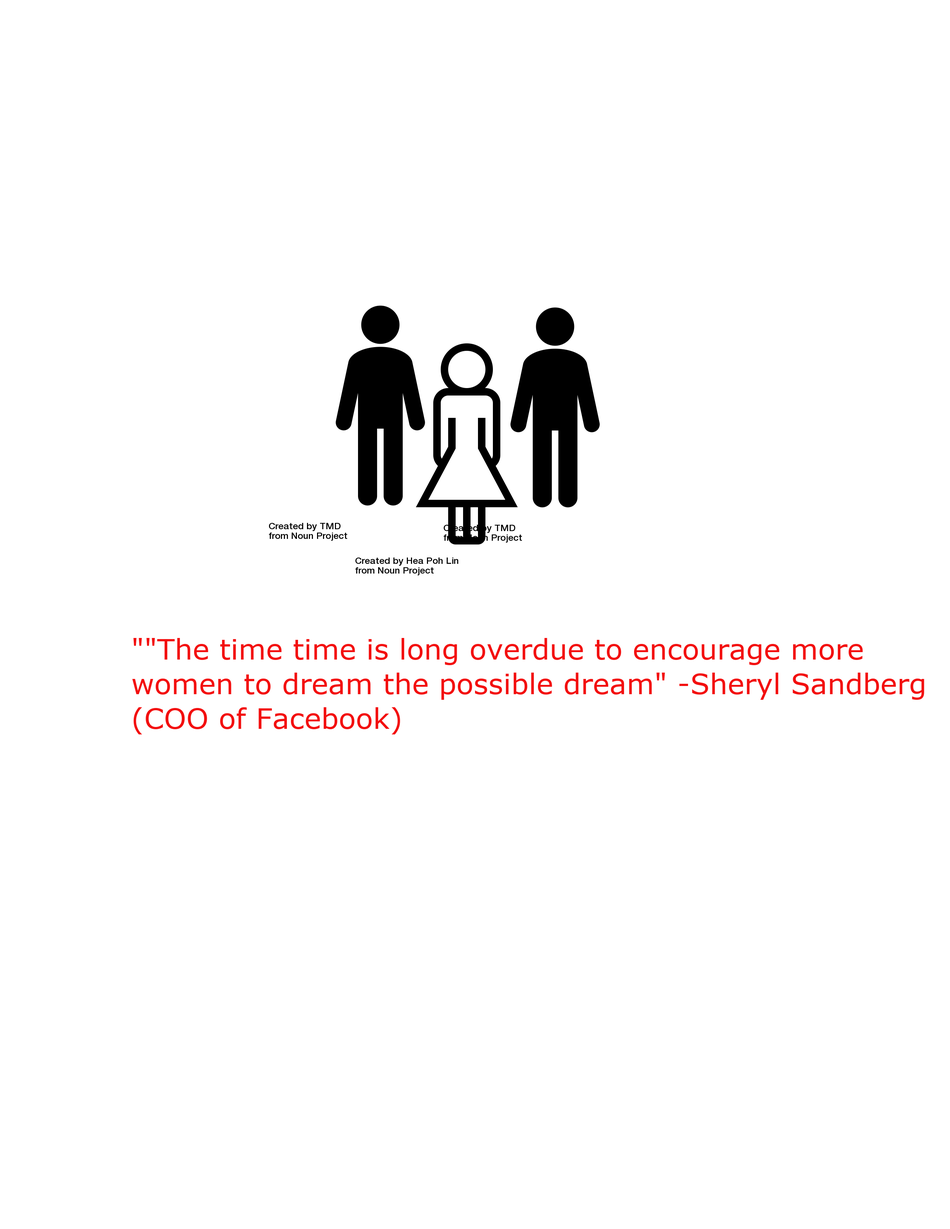
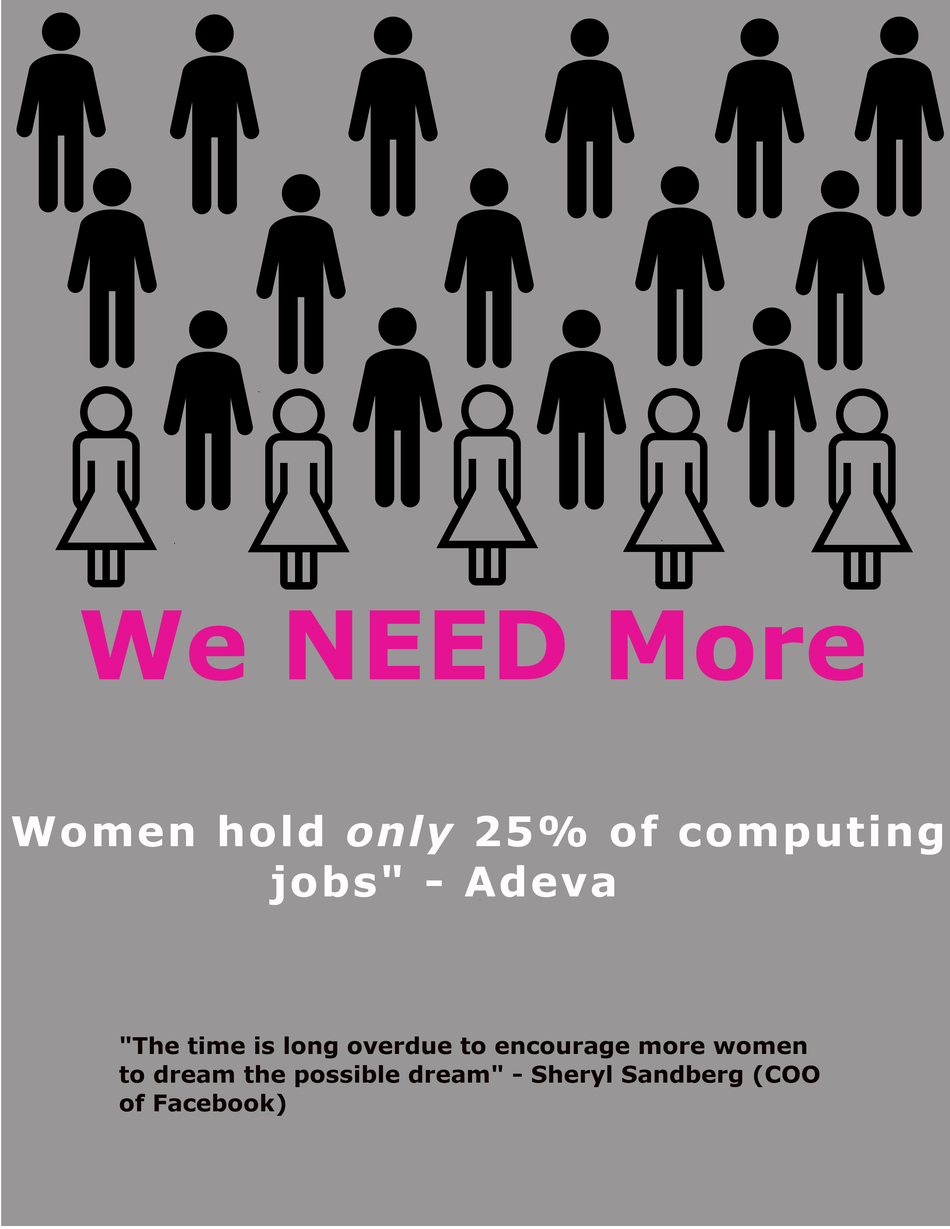
Layers edited between the first and the second 950×1229 image:
painted on "noun_Man_1466920.png #1" over [352, 307, 600, 543]
added layer "noun_Man_1466920.png #14" above "noun_Man_1466920.png #13" over [854, 16, 944, 217]
added layer "noun_Man_1466920.png #13" above "noun_Man_1466920.png #12" over [714, 18, 805, 219]
added layer "noun_Man_1466920.png #12" above "noun_Man_1466920.png #11" over [544, 18, 635, 219]
added layer "noun_Man_1466920.png #11" above "noun_Man_1466920.png #10" over [348, 16, 438, 217]
added layer "noun_Man_1466920.png #10" above "noun_Man_1466920.png #9" over [169, 14, 260, 215]
added layer "noun_Man_1466920.png #7" above "noun_Man_1466920.png #6" over [569, 166, 725, 400]
added layer "noun_Man_1466920.png #5" above "noun_Man_1466920.png #4" over [444, 168, 534, 387]
added layer "noun_Man_1466920.png #4" above "noun_Man_1466920.png #3" over [256, 173, 346, 393]
added layer "noun_Man_1466920.png #3" above "noun_Man_1466920.png #2" over [661, 307, 817, 541]
added layer "noun_Man_1466920.png #2" above "noun_Man_1466920.png" over [536, 309, 627, 510]
painted on "noun_Man_1466920.png" over [163, 305, 426, 544]
added layer "noun_Woman_474301.png #2" above "noun_Woman_474301.png #1" over [55, 386, 158, 588]
added layer "noun_Woman_474301.png #1" above "noun_Woman_474301.png #4" over [622, 388, 725, 590]
added layer "noun_Woman_474301.png #4" above "noun_Woman_474301.png #3" over [810, 388, 914, 590]
added layer "noun_Woman_474301.png #3" above "noun_Woman_474301.png" over [247, 388, 350, 590]
painted on "noun_Woman_474301.png" over [355, 343, 539, 586]
removed layer "Background" over [1, 1, 948, 1227]
added layer "We NEED More" above "'The time is long overdue to e..." over [80, 610, 864, 681]
painted on "'The time is long overdue to e..." over [119, 638, 925, 1117]
added layer "Women hold only..." above "Real_Background" over [11, 814, 943, 906]
added layer "Real_Background" over [1, 0, 950, 1227]
…and 3 more changes (3 added)
